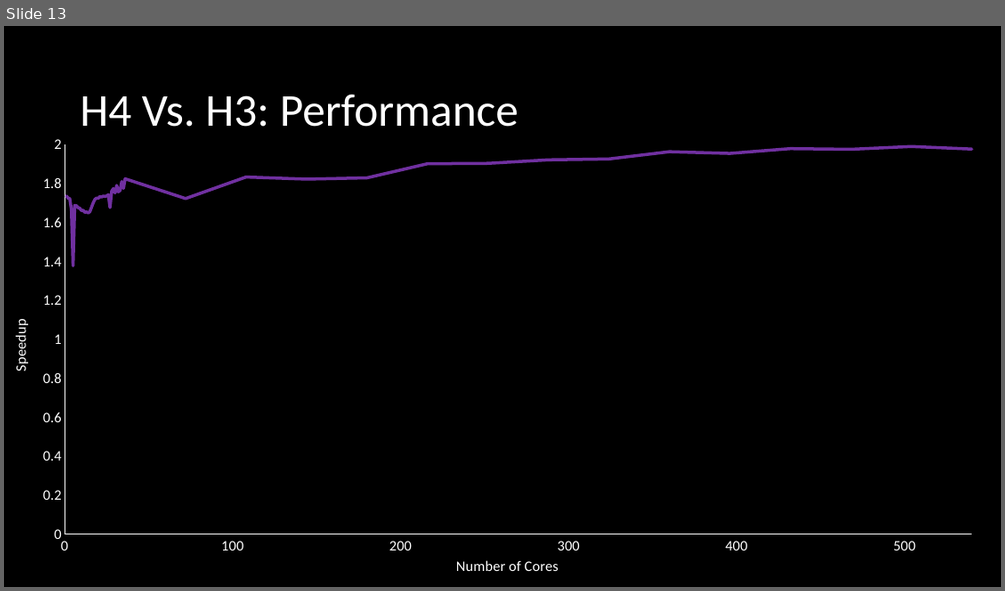
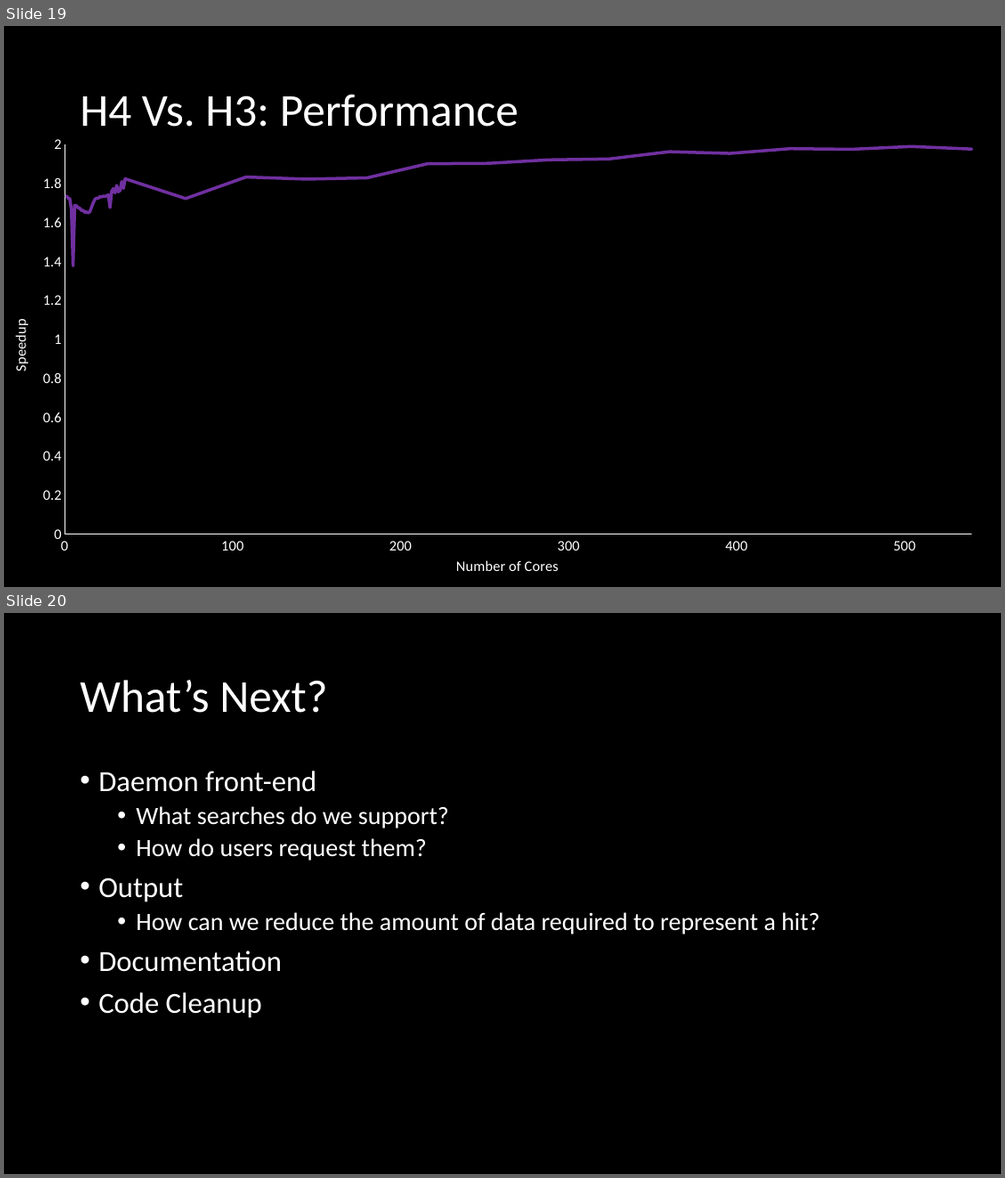
Before and after one commit to npcarter/data, a slide deck: Lab Meeting 5_25_17.pptx. Shown one above the other, each under a label of ours: slide 13 before the commit, slides 19 and 20 after it. The pictures are 1005x591 and 1005x1178 pixels, drawn with LibreOffice and Linux fonts; fonts in the diff are those of the drawing. Boxes give left, top, right and bottom in pixels: in the first picture for what was removed or moved away, otherwise in the second. Text is boxed around its words. In the diff, an @@ line names an element or a change of style, - is before the commit and + after.

```diff
--- a/Lab Meeting 5_25_17.pptx
+++ b/Lab Meeting 5_25_17.pptx
@@ slide 20 added at [4,613,1001,1174], background #000000 @@
@@ title added at [80,680,327,713], 44 pt, text #FFFFFF @@
+What’s Next?
@@ text added at [98,771,819,1018], 24 pt, text #FFFFFF @@
+• Daemon front-end
+  • What searches do we support?
+  • How do users request them?
+• Output
+  • How can we reduce the amount of data required to represent a hit?
+• Documentation
+• Code Cleanup
@@ what was slide 13 is now slide 19 @@
```
Also in this commit, not shown: 4 slides changed, 7 other slides added, 1 other file.
